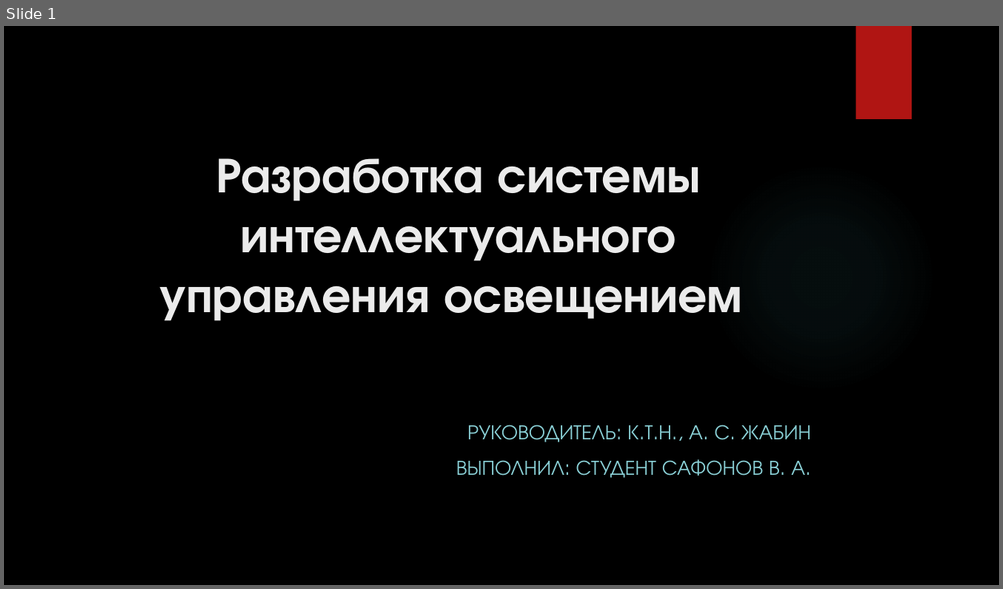
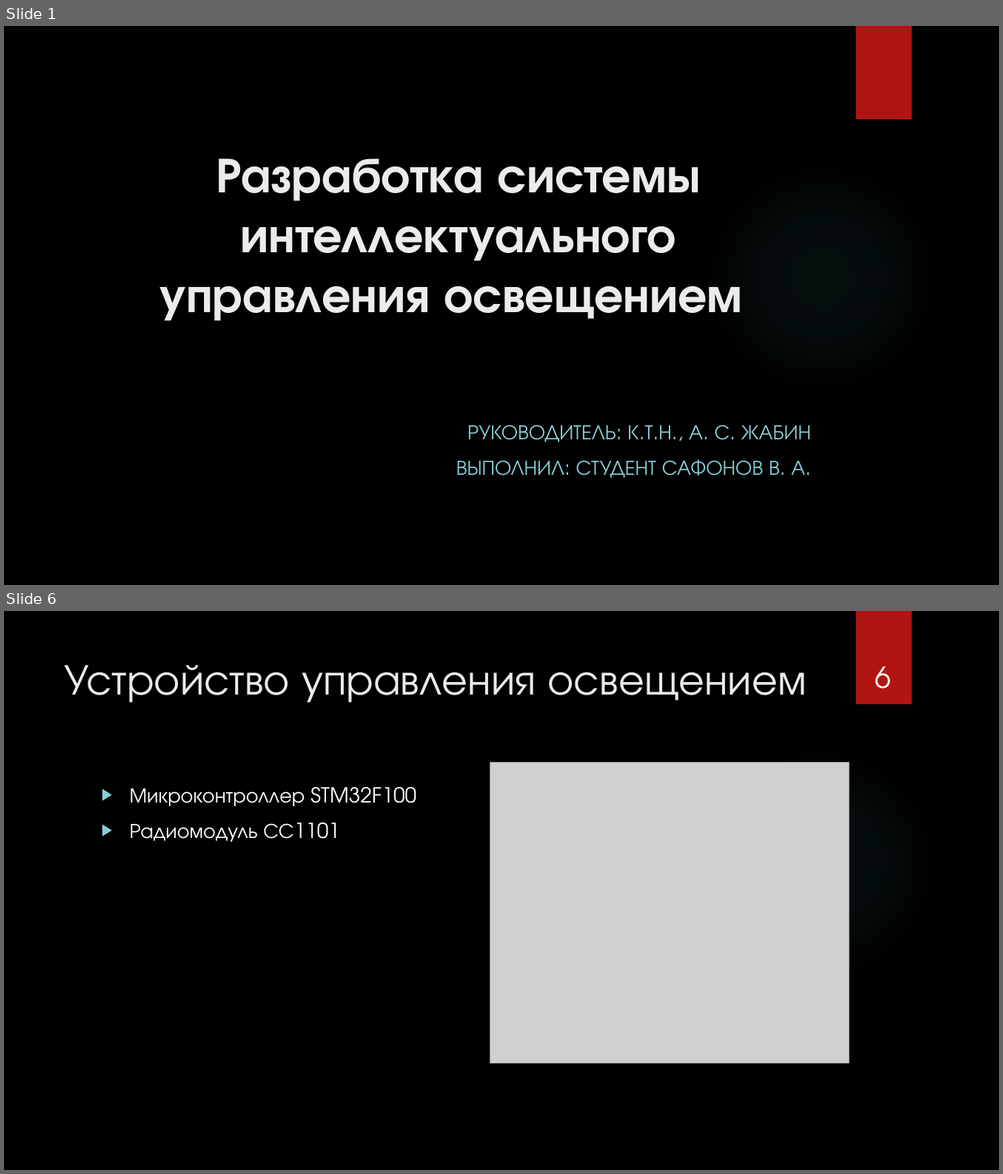
Before and after one commit to VitSaf/NIR, a slide deck: Презентация Microsoft PowerPoint.pptx. Shown one above the other, each under a label of ours: slide 1 before the commit, slides 1 and 6 after it; the slides between them are not shown. The pictures are 1003x589 and 1003x1174 pixels, drawn with LibreOffice and Linux fonts; fonts in the diff are those of the drawing; grey boxes stand for pictures; background and template pictures are left out. Boxes give left, top, right and bottom in pixels: in the first picture for what was removed or moved away, otherwise in the second. Text is boxed around its words. In the diff, an @@ line names an element or a change of style, - is before the commit and + after.

```diff
--- a/Презентация Microsoft PowerPoint.pptx
+++ b/Презентация Microsoft PowerPoint.pptx
@@ slide 6 added at box(4, 611, 999, 1170), background picture (left out); not listed: 2 template elements that a slide beside it also shows @@
@@ title added at box(64, 665, 806, 703), 42 pt, text #EBEBEB @@
+Устройство управления освещением
@@ page number added at box(875, 667, 891, 689), 28 pt, text #FFFFFF @@
+6
@@ picture added at box(489, 763, 848, 1064) @@
@@ text added at box(130, 787, 416, 842), 20 pt, text #FFFFFF @@
+▶ Микроконтроллер STM32F100
+▶ Радиомодуль СС1101
```
Also in this commit, not shown: 7 slides changed, 1 other slide added, 2 other files.
